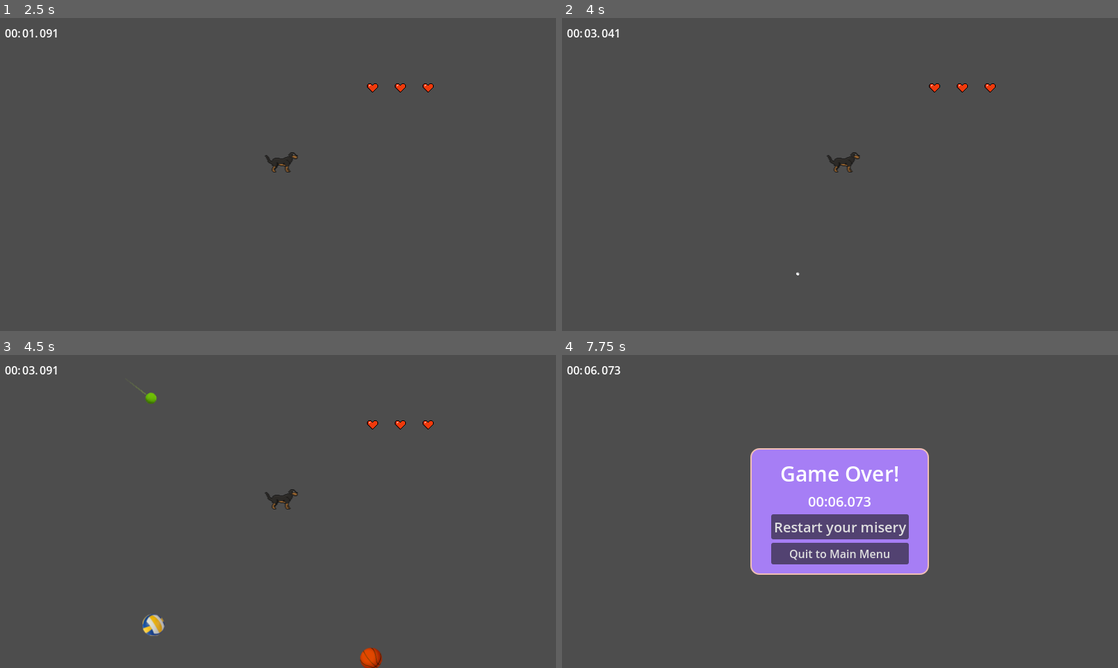
Above: before the commit, frames 1-4 (two rows, left to right).
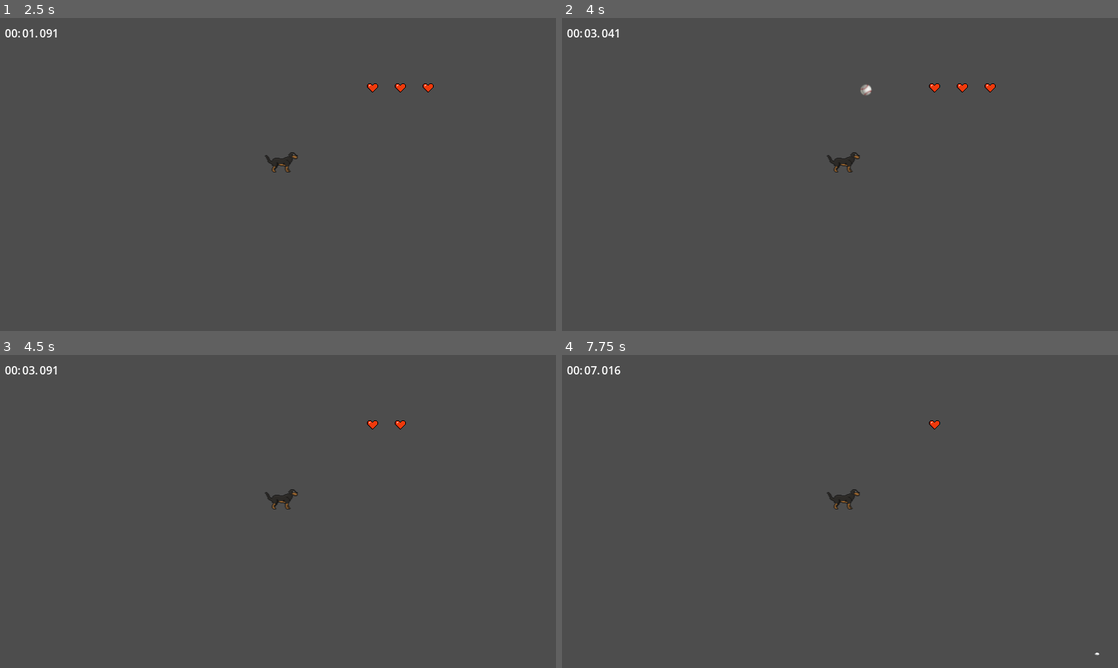
Above: after the commit, the same moments.

Repository: magickbot/putudodge
Game: Godot game, scene res://scenes/ui/main_menu.tscn
Same seed, same stepped clock (60 frames per second), same inputs: the game is played once before the commit and once after it.
Inputs (mouse positions are in pixels of both pictures, inside the frame that each line leads up to):
- Up to frame 1 (2.5 s): click "START" at 0.5 s; tap Enter (ui_accept) at 1.25, 1.52 s; move the mouse to (400, 158) at 1.27 s; click (400, 158) at 1.42 s; drag from (166, 190) to (250, 237) at 2.02 s
- Up to frame 2 (4 s): tap Enter (ui_accept) at 2.75 s; move the mouse to (895, 105) at 2.77 s; click (895, 105) at 2.92 s; drag from (812, 237) to (673, 127) at 3.52 s
- Up to frame 3 (4.5 s): move the mouse to (444, 558) at 4.27 s; click (444, 558) at 4.42 s
- Up to frame 4 (7.75 s): tap Enter (ui_accept) at 4.52, 7.52 s; drag from (673, 464) to (890, 383) at 5.02 s; move the mouse to (867, 511) at 5.77 s; click (867, 511) at 5.92 s; drag from (756, 433) to (728, 527) at 6.52 s; move the mouse to (962, 495) at 7.27 s; click (962, 495) at 7.42 s

Frame 1 is identical in both runs. In frame 2, less than 0.1% of the frame differs, in the area x 42-56%, y 21-83%; in frame 3, 0.5%; in frame 4, 13%, in the area x 5-97%, y 3-96%.

Commit message:
centralized projectile spawner

Diff:
--- a/scenes/entities/spawner.tscn
+++ b/scenes/entities/spawner.tscn
@@ -1,6 +1,16 @@
-[gd_scene load_steps=2 format=3 uid="uid://ytm16td4s2ss"]
+[gd_scene load_steps=7 format=3 uid="uid://ytm16td4s2ss"]
 
 [ext_resource type="Script" uid="uid://kwd84bagdhbc" path="res://scripts/spawner.gd" id="1_2vbf6"]
+[ext_resource type="PackedScene" uid="uid://dhn1ygmy2wrm" path="res://scenes/balls/basketball.tscn" id="2_h1oqt"]
+[ext_resource type="PackedScene" uid="uid://dcmyog85pwc64" path="res://scenes/balls/volleyball.tscn" id="3_0ioao"]
+[ext_resource type="PackedScene" uid="uid://db210h5k2vfdb" path="res://scenes/balls/baseball.tscn" id="4_m47l7"]
+[ext_resource type="PackedScene" uid="uid://ddhuc1vj0bkkk" path="res://scenes/balls/tennis_ball.tscn" id="5_vyfs0"]
+[ext_resource type="PackedScene" uid="uid://dp4kaefds5tx3" path="res://scenes/balls/pingpong.tscn" id="6_541s8"]
 
 [node name="spawner" type="Node2D" groups=["spawner"]]
 script = ExtResource("1_2vbf6")
+basketball_scene = ExtResource("2_h1oqt")
+volleyball_scene = ExtResource("3_0ioao")
+baseball_scene = ExtResource("4_m47l7")
+tennis_ball_scene = ExtResource("5_vyfs0")
+ping_pong_ball_scene = ExtResource("6_541s8")
--- a/scenes/ui/Main.tscn
+++ b/scenes/ui/Main.tscn
@@ -1,15 +1,10 @@
-[gd_scene load_steps=16 format=3 uid="uid://c7aer2gm3ia2k"]
+[gd_scene load_steps=11 format=3 uid="uid://c7aer2gm3ia2k"]
 
 [ext_resource type="PackedScene" uid="uid://cy5241v818q86" path="res://scenes/ui/joystick.tscn" id="1_yvcut"]
 [ext_resource type="Texture2D" uid="uid://dq84vfhmuqjf7" path="res://assets/sprites/ui/Pixel Heart Sprite Sheet 16x16.png" id="2_thnqr"]
 [ext_resource type="Script" uid="uid://ccu33m72jiaud" path="res://scripts/timer.gd" id="3_gl1th"]
-[ext_resource type="PackedScene" uid="uid://bkcgh8avstrjh" path="res://scenes/entities/player.tscn" id="4_upid4"]
+[ext_resource type="PackedScene" path="res://scenes/entities/player.tscn" id="4_upid4"]
 [ext_resource type="PackedScene" uid="uid://ytm16td4s2ss" path="res://scenes/entities/spawner.tscn" id="5_umypx"]
-[ext_resource type="PackedScene" uid="uid://dhn1ygmy2wrm" path="res://scenes/balls/basketball.tscn" id="6_te6ad"]
-[ext_resource type="PackedScene" uid="uid://ddhuc1vj0bkkk" path="res://scenes/balls/tennis_ball.tscn" id="7_i8jtn"]
-[ext_resource type="PackedScene" uid="uid://dp4kaefds5tx3" path="res://scenes/balls/pingpong.tscn" id="8_4ca1i"]
-[ext_resource type="PackedScene" uid="uid://db210h5k2vfdb" path="res://scenes/balls/baseball.tscn" id="9_3nd05"]
-[ext_resource type="PackedScene" uid="uid://dcmyog85pwc64" path="res://scenes/balls/volleyball.tscn" id="10_acbhb"]
 
 [sub_resource type="StyleBoxFlat" id="StyleBoxFlat_vcsgt"]
 bg_color = Color(0.648663, 0.49473, 0.961565, 1)
@@ -165,21 +160,7 @@
 [node name="Player" parent="." instance=ExtResource("4_upid4")]
 position = Vector2(581, 306)
 
-[node name="basketball_spawner" parent="." instance=ExtResource("5_umypx")]
-projectile_scene = ExtResource("6_te6ad")
-
-[node name="tennis_spawner" parent="." instance=ExtResource("5_umypx")]
-position = Vector2(111, 434)
-projectile_scene = ExtResource("7_i8jtn")
-
-[node name="pingpong_spawner" parent="." instance=ExtResource("5_umypx")]
-projectile_scene = ExtResource("8_4ca1i")
-
-[node name="baseball_spawner" parent="." instance=ExtResource("5_umypx")]
-projectile_scene = ExtResource("9_3nd05")
-
-[node name="volleyball_spawner" parent="." instance=ExtResource("5_umypx")]
-projectile_scene = ExtResource("10_acbhb")
+[node name="spawner" parent="." instance=ExtResource("5_umypx")]
 
 [node name="Wall" type="Node2D" parent="."]
 
--- a/scripts/spawner.gd
+++ b/scripts/spawner.gd
@@ -2,7 +2,21 @@
 extends Node2D
 
 var default_distance := 1200
-@export var projectile_scene: PackedScene
+
+# Ball type definitions
+@export var basketball_scene: PackedScene
+@export var volleyball_scene: PackedScene
+@export var baseball_scene: PackedScene
+@export var tennis_ball_scene: PackedScene
+@export var ping_pong_ball_scene: PackedScene
+
+# Ball type weights (higher = more likely to spawn)
+@export var basketball_weight := 1.0
+@export var volleyball_weight := 1.0
+@export var baseball_weight := 1.0
+@export var tennis_ball_weight := 1.0
+@export var ping_pong_ball_weight := 1.0
+
 @export var initial_min_spawn_interval := 1.2  # Starting minimum seconds between spawns
 @export var initial_max_spawn_interval := 2.5  # Starting maximum seconds between spawns
 @export var min_possible_spawn_interval := 0.3  # Fastest spawn rate we'll ever reach
@@ -26,11 +40,18 @@
 var game_time := 0.0
 var difficulty_level := 1
 
+# Array to store ball scenes and their weights
+var ball_types := []
+var total_weight := 0.0
+
 # Signal for UI updates
 signal game_time_updated(time_seconds)
 signal difficulty_increased(new_level)
 
 func _ready():
+	# Initialize ball types array
+	setup_ball_types()
+
 	# Initialize difficulty settings
 	current_min_spawn_interval = initial_min_spawn_interval
 	current_max_spawn_interval = initial_max_spawn_interval
@@ -55,6 +76,50 @@
 	# Start spawning
 	spawn_projectile()
 	start_spawning()
+
+func setup_ball_types():
+	# Clear existing ball types
+	ball_types.clear()
+	total_weight = 0.0
+
+	# Add each ball type if it has a scene assigned
+	if basketball_scene != null:
+		ball_types.append({"scene": basketball_scene, "weight": basketball_weight, "name": "Basketball"})
+		total_weight += basketball_weight
+
+	if volleyball_scene != null:
+		ball_types.append({"scene": volleyball_scene, "weight": volleyball_weight, "name": "Volleyball"})
+		total_weight += volleyball_weight
+
+	if baseball_scene != null:
+		ball_types.append({"scene": baseball_scene, "weight": baseball_weight, "name": "Baseball"})
+		total_weight += baseball_weight
+
+	if tennis_ball_scene != null:
+		ball_types.append({"scene": tennis_ball_scene, "weight": tennis_ball_weight, "name": "Tennis Ball"})
+		total_weight += tennis_ball_weight
+
+	if ping_pong_ball_scene != null:
+		ball_types.append({"scene": ping_pong_ball_scene, "weight": ping_pong_ball_weight, "name": "Ping Pong Ball"})
+		total_weight += ping_pong_ball_weight
+
+	if ball_types.is_empty():
+		print("Warning: No ball scenes assigned to spawner!")
+
+func get_random_ball_scene() -> PackedScene:
+	if ball_types.is_empty() or total_weight <= 0:
+		return null
+
+	var random_value = randf() * total_weight
+	var cumulative_weight = 0.0
+
+	for ball_type in ball_types:
+		cumulative_weight += ball_type.weight
+		if random_value <= cumulative_weight:
+			return ball_type.scene
+
+	# Fallback to first ball type
+	return ball_types[0].scene
 
 func create_game_timer():
 	# Create timer to track game time
@@ -132,12 +197,18 @@
 	if !is_active or not is_instance_valid(brown_dog):
 		return
 
+	# Get a random ball scene
+	var selected_ball_scene = get_random_ball_scene()
+	if selected_ball_scene == null:
+		print("No ball scene available to spawn!")
+		return
+
 	var angle_degrees = randf_range(0, 360)
 	var angle_radians = deg_to_rad(angle_degrees)
 	var spawn_distance = default_distance
 	var spawn_offset = Vector2.RIGHT.rotated(angle_radians) * spawn_distance
 	var spawn_pos = brown_dog.global_position + spawn_offset
-	var projectile = projectile_scene.instantiate()
+	var projectile = selected_ball_scene.instantiate()
 
 	# Set custom speed range based on current difficulty
 	if projectile.has_method("set_speed_range"):
@@ -150,6 +221,28 @@
 		projectile.set_direction_to_target(brown_dog.global_position)
 
 	get_tree().current_scene.add_child(projectile)
+
+# Helper function to change ball weights during runtime
+func set_ball_weight(ball_name: String, new_weight: float):
+	match ball_name.to_lower():
+		"basketball":
+			basketball_weight = new_weight
+		"volleyball":
+			volleyball_weight = new_weight
+		"baseball":
+			baseball_weight = new_weight
+		"tennis ball", "tennis":
+			tennis_ball_weight = new_weight
+		"ping pong ball", "ping pong":
+			ping_pong_ball_weight = new_weight
+
+	# Recalculate ball types
+	setup_ball_types()
+
+# Helper function to disable/enable specific ball types
+func set_ball_enabled(ball_name: String, enabled: bool):
+	var weight = 1.0 if enabled else 0.0
+	set_ball_weight(ball_name, weight)
 
 func _on_player_died():
 	print("Player died - stopping spawner")
Not shown: 1 places in scenes/world.tscn that only renumber resources
